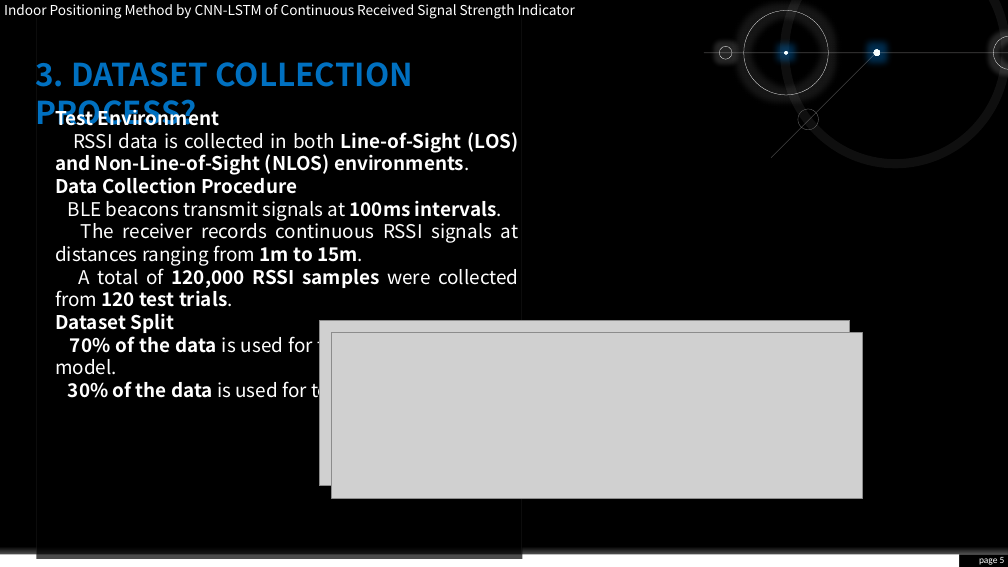
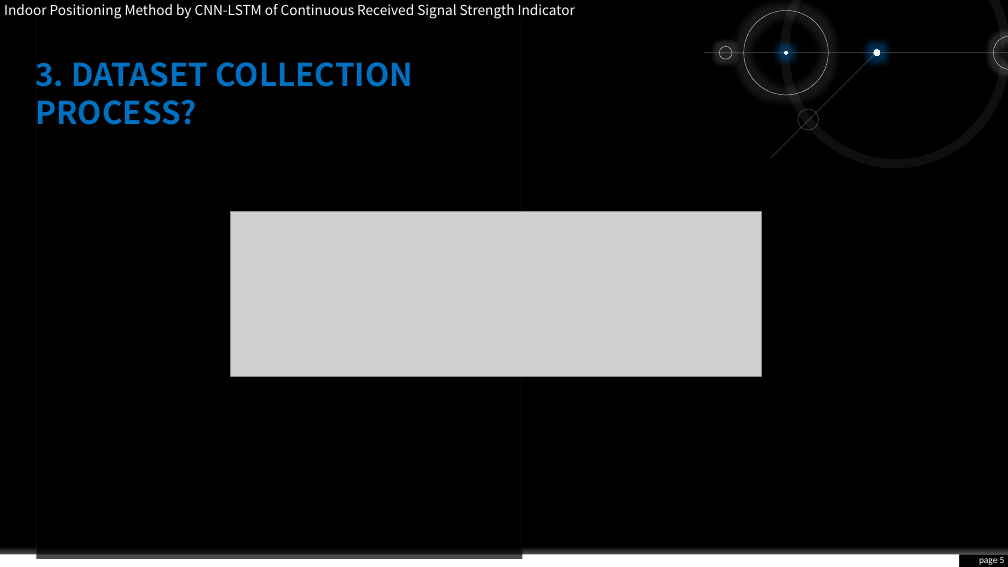
Before and after one commit to honguyenhoangphat/Scientific_Research, a slide deck: slide 5 of Task 4_20032025/Indoor Positioning Method by CNN-LSTM of Continuous Received Signal Strength Indicator.pptm. Drawn at 1008x567 pixels with LibreOffice and Linux fonts; fonts in the diff are those of the drawing; grey boxes stand for pictures. Boxes give left, top, right and bottom in pixels: in the first picture for what was removed or moved away, otherwise in the second. Text is boxed around its words. In the diff, an @@ line names an element or a change of style, - is before the commit and + after.

```diff
--- a/Task 4_20032025/Indoor Positioning Method by CNN-LSTM of Continuous Received Signal Strength Indicator.pptm
+++ b/Task 4_20032025/Indoor Positioning Method by CNN-LSTM of Continuous Received Signal Strength Indicator.pptm
@@ text removed at <box>55,105,519,403</box> @@
-Test Environment
-RSSI data is collected in both Line-of-Sight (LOS) and Non-Line-of-Sight (NLOS) environments.
-Data Collection Procedure
-BLE beacons transmit signals at 100ms intervals.
-The receiver records continuous RSSI signals at distances ranging from 1m to 15m.
-A total of 120,000 RSSI samples were collected from 120 test trials.
-Dataset Split
-70% of the data is used for training the CNN-LSTM model.
-30% of the data is used for testing the model.
@@ picture: place and size @@
-picture at <box>319,321,850,486</box>
+picture at <box>231,211,761,377</box>
@@ picture removed at <box>332,333,863,498</box> @@
```
Also in this commit, not shown: 1 other slide changed, 5 other files.
